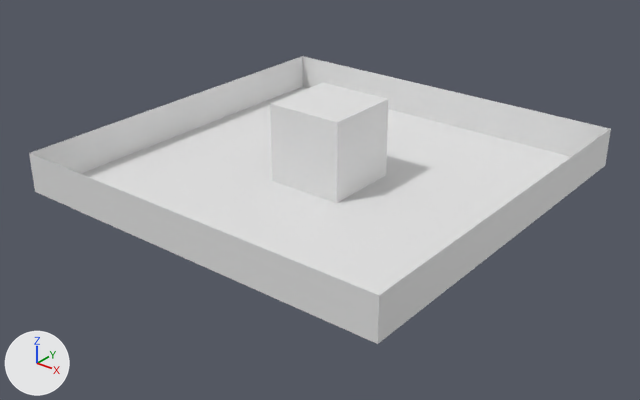
Before and after pictures for a commit that changed the Blender file Assets/Environment/Architecture/BlankRoom.blend.
One viewpoint serves both versions: a camera (50 mm lens) standing at (12.29, -15.73, 9.06) and looking at (0.25, -0.68, -0.26). Every picture has the same lights, and +X, +Y and +Z are marked at lower left.

The scene before the commit, as lines of its bpy script (objects in view):
```python
me_plane_002 = bpy.data.meshes.new('Plane.002')
me_plane_002.from_pydata([(-1.0, -1.0, 0.0), (1.0, -1.0, 0.0), (-1.0, 1.0, 0.0), (1.0, 1.0, 0.0)], [], [(0, 1, 3, 2)])
me_plane_003 = bpy.data.meshes.new('Plane.003')
me_plane_003.from_pydata([(-1.0, -1.0, 0.0), (1.0, -1.0, 0.0), (-1.0, 1.0, 0.0), (1.0, 1.0, 0.0)], [], [(0, 1, 3, 2)])
me_plane_004 = bpy.data.meshes.new('Plane.004')
me_plane_004.from_pydata([(-1.0, -1.0, 0.0), (1.0, -1.0, 0.0), (-1.0, 1.0, 0.0), (1.0, 1.0, 0.0)], [], [(0, 1, 3, 2)])
ob_plane = bpy.data.objects.new('Plane', me_plane_002)
ob_plane.location = (0.0, 0.0, 0.0)
ob_plane.scale = (5.0, 5.0, 1.0)
ob_plane_002 = bpy.data.objects.new('Plane.002', me_plane_003)
ob_plane_002.location = (5.0, 0.0, 0.5)
ob_plane_002.rotation_euler = (3.142, 1.571, 0.0)  # degrees (180, 90, 0)
ob_plane_002.scale = (0.5, 5.0, 1.0)
ob_plane_003 = bpy.data.objects.new('Plane.003', me_plane_004)
ob_plane_003.location = (0.0, -5.0, 0.5)
ob_plane_003.rotation_euler = (-1.571, 1.571, 0.0)  # degrees (-90, 90, 0)
ob_plane_003.scale = (0.5, 5.0, 1.0)
# also in view: 'Plane.001' at (0.0, 5.0, 0.5); 'Plane.004' at (-5.0, 0.0, 0.5); 'Cube' at (0.0, 0.0, 1.0)
```
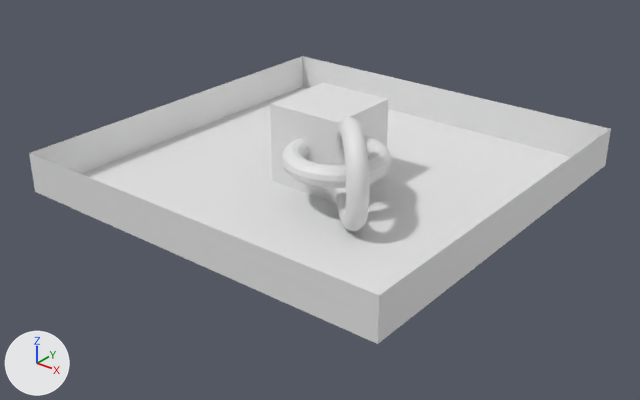
Pixel boxes [x1, y1, x2, y2] of what changed, in the pictures (640 x 400 px):
```json
{"object": "Torus.001", "change": "added", "after": [334, 117, 370, 231]}
{"object": "Torus", "change": "added", "after": [281, 136, 391, 188]}
```

Edits to the scene script, one JSON object a line:
```json
{"op": "add", "block": "me_torus", "code": ["me_torus = bpy.data.meshes.new('Torus')", "me_torus.from_pydata(...)  # a torus around z (ring radius 1.0, tube radius 0.25) spanning x -1.25..1.25, y -1.25..1.25, z -0.25..0.25"]}
{"op": "add", "block": "ob_torus", "code": ["ob_torus = bpy.data.objects.new('Torus', me_torus)", "ob_torus.location = (0.95, -0.97, 1.1)"]}
{"op": "add", "block": "ob_torus_001", "code": ["ob_torus_001 = bpy.data.objects.new('Torus.001', me_torus.copy())", "ob_torus_001.location = (1.82, -1.56, 1.16)", "ob_torus_001.rotation_euler = (0.0, 1.571, 0.785)  # degrees (0, 90, 45)", "_m = ob_torus_001.modifiers.new('Subsurf', 'SUBSURF')", "_m.levels = 3"]}
```
